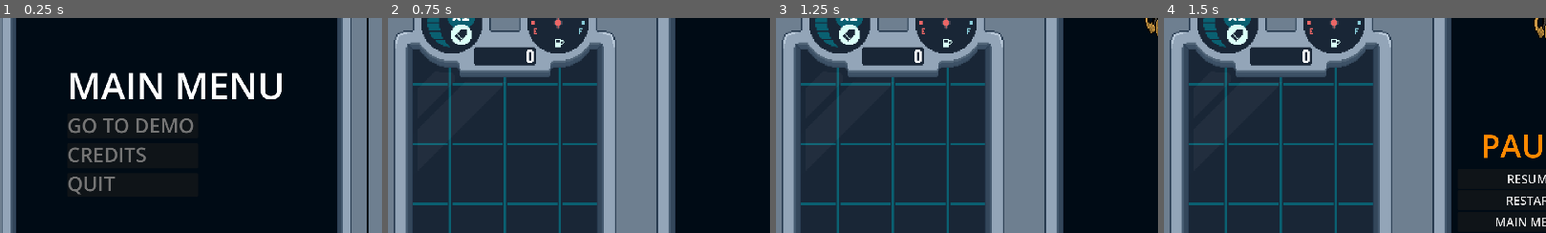
Above: before the commit, frames 1-4 (left to right).
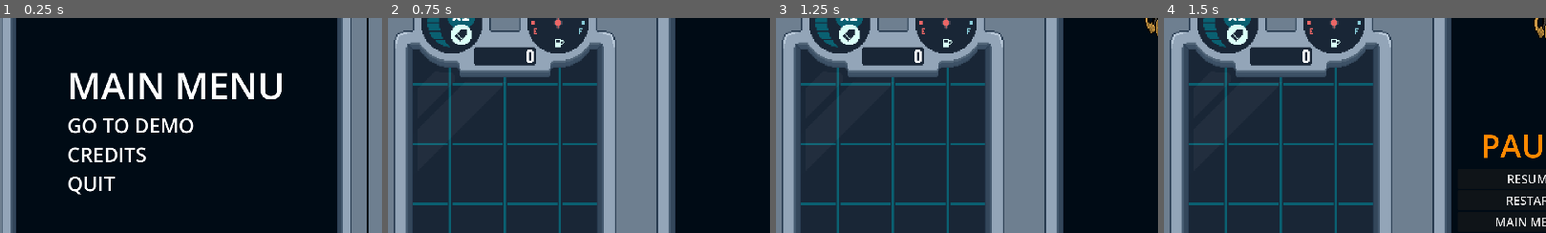
Above: after the commit, the same moments.

Repository: diego-acevedo/grabeaty
Game: Godot game, scene res://scenes/MENUS/main_menu.tscn
Two runs of this game, one before a commit and one after it. Both use one fixed random seed, a clock stepped at 60 frames per second and the inputs below. Sound files missing from this copy of the repository are replaced by a short silence.
Inputs (mouse positions are % of the whole screen's width and height, from its top left):
- Up to frame 1 (0.25 s): no input
- Up to frame 2 (0.75 s): click (19, 36) at 0.5 s
- Up to frame 3 (1.25 s): no input
- Up to frame 4 (1.5 s): tap Enter (Pause) at 1.25 s; hold Right (move_right) from 1.28 s (still down)
The pictures show only the part of the screen within x 2-52%, y 11-61%; the shares and areas given below are measured in that part.

The runs differ from the first frame. In frame 1, 1.9% of the frame differs, in the area x 17-51%, y 46-83%; in frame 2, nothing differs; in frame 3, nothing differs; in frame 4, nothing differs.

Commit message:
:sparkles: feat: Add victory and lose conditions

Diff:
--- /dev/null
+++ b/scenes/MENUS/game_over.tscn
@@ -0,0 +1,89 @@
+[gd_scene load_steps=8 format=3 uid="uid://1cd8ro5aqvw4"]
+
+[ext_resource type="Script" path="res://scripts/MENUS/game_over.gd" id="1_6k3o5"]
+[ext_resource type="Texture2D" uid="uid://kxyuxo28tbfn" path="res://assets/sprites/cudradinho.png" id="2_ae34p"]
+[ext_resource type="Texture2D" uid="uid://ps3tkv2y118y" path="res://assets/ui/background_rythm.png" id="2_hxxx6"]
+[ext_resource type="Texture2D" uid="uid://hf7qftxduc1" path="res://assets/ui/shooter_box.png" id="3_5j6tx"]
+[ext_resource type="Texture2D" uid="uid://u5d5gwoi3vg6" path="res://assets/sprites/menububttons.png" id="4_dob6t"]
+
+[sub_resource type="LabelSettings" id="LabelSettings_jj44g"]
+line_spacing = 5.0
+font_size = 50
+font_color = Color(1, 0, 0, 1)
+outline_size = 16
+outline_color = Color(0, 0, 0, 1)
+
+[sub_resource type="LabelSettings" id="LabelSettings_e84xq"]
+font_size = 30
+
+[node name="GameOver" type="CanvasLayer"]
+script = ExtResource("1_6k3o5")
+
+[node name="bgFade" type="Sprite2D" parent="."]
+modulate = Color(0, 0, 0, 0.470588)
+position = Vector2(1010.5, 558.5)
+scale = Vector2(20.1484, 10.9297)
+texture = ExtResource("2_ae34p")
+
+[node name="backgroundBox" type="Sprite2D" parent="."]
+position = Vector2(1304.5, 518.5)
+scale = Vector2(-2.568, -1.303)
+texture = ExtResource("2_hxxx6")
+
+[node name="borderBox" type="Sprite2D" parent="."]
+position = Vector2(1296, 518)
+scale = Vector2(1.5, 1.5)
+texture = ExtResource("3_5j6tx")
+
+[node name="quitsprite" type="Sprite2D" parent="."]
+position = Vector2(1438, 644)
+scale = Vector2(1.5, 1.5)
+texture = ExtResource("4_dob6t")
+hframes = 10
+vframes = 5
+frame = 1
+
+[node name="retrysrprite" type="Sprite2D" parent="."]
+position = Vector2(1154, 643)
+scale = Vector2(1.5, 1.5)
+texture = ExtResource("4_dob6t")
+hframes = 10
+vframes = 5
+frame = 21
+
+[node name="VBoxContainer" type="VBoxContainer" parent="."]
+anchors_preset = 8
+anchor_left = 0.5
+anchor_top = 0.5
+anchor_right = 0.5
+anchor_bottom = 0.5
+offset_left = 196.0
+offset_top = -190.0
+offset_right = 483.0
+offset_bottom = -3.0
+grow_horizontal = 2
+grow_vertical = 2
+
+[node name="TITLE" type="Label" parent="VBoxContainer"]
+layout_mode = 2
+text = "GAME OVER"
+label_settings = SubResource("LabelSettings_jj44g")
+
+[node name="SCORE" type="Label" parent="VBoxContainer"]
+layout_mode = 2
+text = "SCORE:"
+label_settings = SubResource("LabelSettings_e84xq")
+
+[node name="retrybutton" type="Button" parent="."]
+offset_left = 1085.0
+offset_top = 567.0
+offset_right = 1234.0
+offset_bottom = 719.0
+flat = true
+
+[node name="quitbutton" type="Button" parent="."]
+offset_left = 1372.0
+offset_top = 577.0
+offset_right = 1516.0
+offset_bottom = 713.0
+flat = true
--- a/scenes/MENUS/main_menu.tscn
+++ b/scenes/MENUS/main_menu.tscn
@@ -69,6 +69,7 @@
 offset_top = 355.0
 offset_right = 534.0
 offset_bottom = 417.0
+flat = true
 
 [node name="CREDITS BUTTON" type="Button" parent="."]
 layout_mode = 2
@@ -76,6 +77,7 @@
 offset_top = 430.0
 offset_right = 534.0
 offset_bottom = 493.0
+flat = true
 
 [node name="QUIT BUTTON" type="Button" parent="."]
 layout_mode = 2
@@ -83,3 +85,4 @@
 offset_top = 505.0
 offset_right = 534.0
 offset_bottom = 564.0
+flat = true
--- /dev/null
+++ b/scenes/MENUS/you_win.tscn
@@ -0,0 +1,89 @@
+[gd_scene load_steps=8 format=3 uid="uid://b378dxl84wvil"]
+
+[ext_resource type="Script" path="res://scripts/MENUS/game_over.gd" id="1_sgp7a"]
+[ext_resource type="Texture2D" uid="uid://kxyuxo28tbfn" path="res://assets/sprites/cudradinho.png" id="2_sxro1"]
+[ext_resource type="Texture2D" uid="uid://ps3tkv2y118y" path="res://assets/ui/background_rythm.png" id="3_0elrn"]
+[ext_resource type="Texture2D" uid="uid://hf7qftxduc1" path="res://assets/ui/shooter_box.png" id="4_0ac6x"]
+[ext_resource type="Texture2D" uid="uid://u5d5gwoi3vg6" path="res://assets/sprites/menububttons.png" id="5_n6r7p"]
+
+[sub_resource type="LabelSettings" id="LabelSettings_jj44g"]
+line_spacing = 5.0
+font_size = 50
+font_color = Color(0, 1, 0, 1)
+outline_size = 16
+outline_color = Color(0, 0, 0, 1)
+
+[sub_resource type="LabelSettings" id="LabelSettings_e84xq"]
+font_size = 30
+
+[node name="YouWin" type="CanvasLayer"]
+script = ExtResource("1_sgp7a")
+
+[node name="bgFade" type="Sprite2D" parent="."]
+modulate = Color(0, 0, 0, 0.470588)
+position = Vector2(1010.5, 558.5)
+scale = Vector2(20.1484, 10.9297)
+texture = ExtResource("2_sxro1")
+
+[node name="backgroundBox" type="Sprite2D" parent="."]
+position = Vector2(1304.5, 518.5)
+scale = Vector2(-2.568, -1.303)
+texture = ExtResource("3_0elrn")
+
+[node name="borderBox" type="Sprite2D" parent="."]
+position = Vector2(1296, 518)
+scale = Vector2(1.5, 1.5)
+texture = ExtResource("4_0ac6x")
+
+[node name="quitsprite" type="Sprite2D" parent="."]
+position = Vector2(1438, 644)
+scale = Vector2(1.5, 1.5)
+texture = ExtResource("5_n6r7p")
+hframes = 10
+vframes = 5
+frame = 1
+
+[node name="retrysrprite" type="Sprite2D" parent="."]
+position = Vector2(1154, 643)
+scale = Vector2(1.5, 1.5)
+texture = ExtResource("5_n6r7p")
+hframes = 10
+vframes = 5
+frame = 21
+
+[node name="VBoxContainer" type="VBoxContainer" parent="."]
+anchors_preset = 8
+anchor_left = 0.5
+anchor_top = 0.5
+anchor_right = 0.5
+anchor_bottom = 0.5
+offset_left = 196.0
+offset_top = -190.0
+offset_right = 483.0
+offset_bottom = -3.0
+grow_horizontal = 2
+grow_vertical = 2
+
+[node name="TITLE" type="Label" parent="VBoxContainer"]
+layout_mode = 2
+text = "YOU WIN"
+label_settings = SubResource("LabelSettings_jj44g")
+
+[node name="SCORE" type="Label" parent="VBoxContainer"]
+layout_mode = 2
+text = "SCORE:"
+label_settings = SubResource("LabelSettings_e84xq")
+
+[node name="retrybutton" type="Button" parent="."]
+offset_left = 1085.0
+offset_top = 567.0
+offset_right = 1234.0
+offset_bottom = 719.0
+flat = true
+
+[node name="quitbutton" type="Button" parent="."]
+offset_left = 1372.0
+offset_top = 577.0
+offset_right = 1516.0
+offset_bottom = 713.0
+flat = true
--- a/scenes/main.tscn
+++ b/scenes/main.tscn
@@ -1,10 +1,12 @@
-[gd_scene load_steps=6 format=3 uid="uid://bgg8locm7ra5i"]
+[gd_scene load_steps=8 format=3 uid="uid://bgg8locm7ra5i"]
 
 [ext_resource type="PackedScene" uid="uid://coftx1hc4aqyd" path="res://scenes/rythm/rythm.tscn" id="1_6eedq"]
 [ext_resource type="Script" path="res://scripts/main.gd" id="1_6r3ef"]
 [ext_resource type="PackedScene" uid="uid://bgg8kc0il1xyh" path="res://scenes/shooter/shooter.tscn" id="2_06ulc"]
 [ext_resource type="PackedScene" uid="uid://db3wo43ldjkrg" path="res://scenes/MENUS/score_manager.tscn" id="2_k63sw"]
 [ext_resource type="PackedScene" uid="uid://dhlbvlgq6cw2r" path="res://scenes/MENUS/pause_menu.tscn" id="4_q0r1c"]
+[ext_resource type="PackedScene" uid="uid://1cd8ro5aqvw4" path="res://scenes/MENUS/game_over.tscn" id="6_y4q6c"]
+[ext_resource type="PackedScene" uid="uid://b378dxl84wvil" path="res://scenes/MENUS/you_win.tscn" id="7_33cxf"]
 
 [node name="MAIN" type="Node2D"]
 scale = Vector2(3, 3)
@@ -22,3 +24,11 @@
 [node name="PauseMenu" parent="." instance=ExtResource("4_q0r1c")]
 process_mode = 3
 visible = false
+
+[node name="GameOver" parent="." instance=ExtResource("6_y4q6c")]
+process_mode = 3
+visible = false
+
+[node name="YouWin" parent="." instance=ExtResource("7_33cxf")]
+process_mode = 3
+visible = false
--- a/scenes/rythm/rythm.tscn
+++ b/scenes/rythm/rythm.tscn
@@ -4,7 +4,7 @@
 [ext_resource type="Script" path="res://scripts/rythm/rythm.gd" id="1_fcyd0"]
 [ext_resource type="Script" path="res://scripts/rythm/note_spawner.gd" id="3_1xm6s"]
 [ext_resource type="Texture2D" uid="uid://q21au4to0dn4" path="res://assets/ui/foreground_rythm.png" id="3_8u2qm"]
-[ext_resource type="AudioStream" uid="uid://dc5fn6osjwqlu" path="res://assets/Music/578786_The-Signalist.mp3" id="3_40qu0"]
+[ext_resource type="AudioStream" uid="uid://dvpuswnf8h4uu" path="res://assets/Music/level1.mp3" id="4_1do2y"]
 [ext_resource type="PackedScene" uid="uid://de03bf22k1vbg" path="res://scenes/rythm/inputs/key.tscn" id="4_a5f15"]
 [ext_resource type="PackedScene" uid="uid://bqwq6l7myomal" path="res://scenes/rythm/inputs/button.tscn" id="7_pq5ht"]
 [ext_resource type="PackedScene" uid="uid://bkogdnrgevpja" path="res://scenes/rythm/meters/bonus_meter.tscn" id="8_xs5mq"]
@@ -38,7 +38,7 @@
 script = ExtResource("3_1xm6s")
 
 [node name="FirstSong" type="AudioStreamPlayer" parent="NoteSpawner"]
-stream = ExtResource("3_40qu0")
+stream = ExtResource("4_1do2y")
 bus = &"Music"
 
 [node name="Notes" type="Node2D" parent="NoteSpawner"]
@@ -110,3 +110,5 @@
 text = "x1"
 horizontal_alignment = 1
 vertical_alignment = 1
+
+[connection signal="finish_level" from="NoteSpawner" to="." method="_on_note_spawner_finish_level"]
--- /dev/null
+++ b/scripts/MENUS/game_over.gd
@@ -0,0 +1,26 @@
+extends CanvasLayer
+
+@onready var retrybutton: Button = $retrybutton
+@onready var quitbutton: Button = $quitbutton
+@onready var score: Label = $VBoxContainer/SCORE
+@onready var score_node: Control = $"../ScoreManager"
+
+# Called when the node enters the scene tree for the first time.
+func _ready() -> void:
+	retrybutton.pressed.connect(on_retry_pressed)
+	quitbutton.pressed.connect(on_quit_pressed)
+
+func on_retry_pressed():
+	hide()
+	get_tree().paused = false
+	get_tree().reload_current_scene()
+
+func on_quit_pressed():
+	hide()
+	get_tree().paused = false
+	get_tree().change_scene_to_file("res://scenes/MENUS/main_menu.tscn")
+
+func ejecutar():
+	score.text = "SCORE: " + str(score_node.score)
+	visible = not visible
+	get_tree().paused = visible
--- a/scripts/MENUS/score_manager.gd
+++ b/scripts/MENUS/score_manager.gd
@@ -5,6 +5,9 @@
 @onready var score_node: Label = $"../Rythm/UI/Meters/Score"
 @onready var weapon_node: Sprite2D = $"../Rythm/UI/Meters/BonusIcon"
 @onready var fuel_meter_node: Node2D = $"../Rythm/UI/Meters/FuelMeter"
+
+@onready var game_over_node: CanvasLayer = $"../GameOver"
+@onready var win_node: CanvasLayer = $"../YouWin"
 
 @onready var enemy_node: Node2D = $"../Shooter"
 
@@ -60,8 +63,18 @@
 	fuel_meter_angle -= 2**missed_notes * FUEL_STEP
 	if fuel_meter_angle < -90:
 		fuel_meter_angle = -90
-		game_over.emit()
+		#game_over.emit()
+		gameover()
 	add_score(0)
 
 func enemy_killed() -> void:
 	add_score(200)
+
+func gameover():
+	game_over_node.ejecutar()
+
+func finish_level():
+	if score >= 7000:
+		win_node.ejecutar()
+	else:
+		game_over_node.ejecutar()
--- a/scripts/rythm/note_spawner.gd
+++ b/scripts/rythm/note_spawner.gd
@@ -8,6 +8,7 @@
 
 @onready var time_label: Label = $TimeLabel
 
+signal finish_level
 # Diccionario con la info de en que momento deben aparecer y que tipo son las notas
 var notes_data = {
 
@@ -278,6 +279,9 @@
 	# OPTIMIZARLO.
 
 	var song_time = song.get_playback_position()
+	if song_time > 94:
+		finish_level.emit()
+
 	time_label.text = str(round(song_time))
 	for key in notes_data.keys():
 		if key not in processed_keys and abs(song_time - key) < 0.1:
--- a/scripts/rythm/rythm.gd
+++ b/scripts/rythm/rythm.gd
@@ -3,6 +3,8 @@
 @onready var bonus_meter: TextureProgressBar = $UI/Meters/BonusMeter
 @onready var fuel_meter: Sprite2D = $UI/Meters/FuelMeter
 @onready var bonus_icon: Sprite2D = $UI/Meters/BonusIcon
+@onready var score_manager_node: Control = $"../ScoreManager"
+
 
 func _input(event: InputEvent) -> void:
 
@@ -23,3 +25,7 @@
 		#bonus_meter.value = 0
 		#
 	#fuel_meter.rotation = 1.5*sin(Time.get_unix_time_from_system())
+
+
+func _on_note_spawner_finish_level() -> void:
+	score_manager_node.finish_level()
Not shown, added: assets/Music/level1.mp3.import
Binary file added: assets/sprites/cudradinho.png
Not shown, added: assets/sprites/cudradinho.png.import
Binary file added: assets/sprites/menububttons.png
Not shown, added: assets/sprites/menububttons.png.import
Not shown, added: assets/Music/level1.mp3
